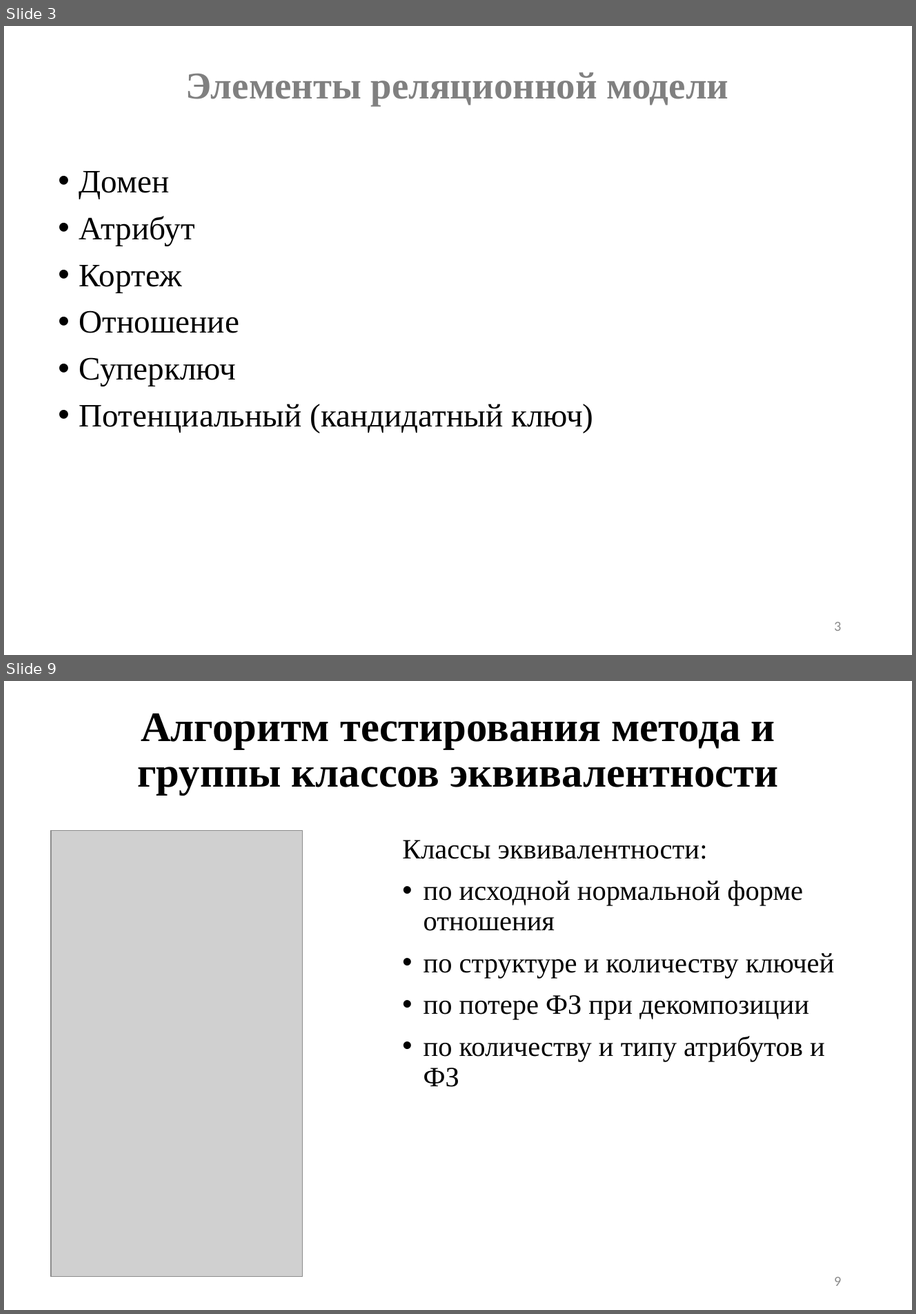
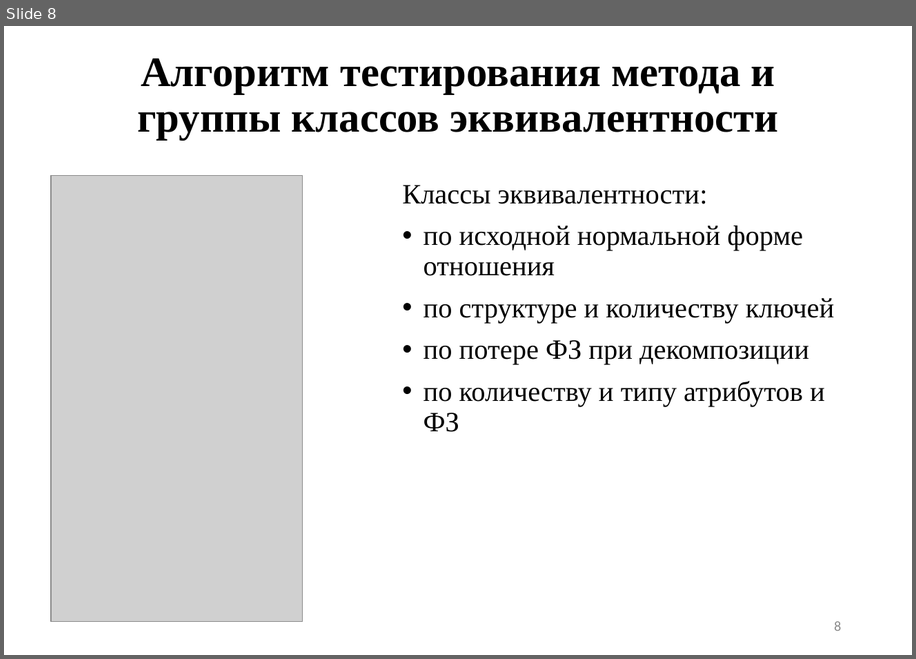
Before and after one commit to sampletext117/auto_normalization, a slide deck: main.pptx. Shown one above the other, each under a label of ours: slides 3 and 9 before the commit, slide 8 after it; the slides between them are not shown. The pictures are 916x1314 and 916x659 pixels, drawn with LibreOffice and Linux fonts; fonts in the diff are those of the drawing; grey boxes stand for pictures. Boxes give left, top, right and bottom in pixels: in the first picture for what was removed or moved away, otherwise in the second. Text is boxed around its words. In the diff, an @@ line names an element or a change of style, - is before the commit and + after.

```diff
--- a/main.pptx
+++ b/main.pptx
@@ slide 3 removed at [4,26,912,655], background #FFFFFF @@
@@ title removed at [185,72,729,106] @@
-Элементы реляционной модели
@@ text removed at [79,171,593,433] @@
-• Домен
-• Атрибут
-• Кортеж
-• Отношение
-• Суперключ
-• Потенциальный (кандидатный ключ)
@@ page number removed at [834,621,841,630] @@
-3
@@ what was slide 9 is now slide 8 @@
@@ page number at [834,621,841,630]: text changed @@
-9
+8
```
Also in this commit, not shown: 5 slides changed, 4 slides added, 4 other slides removed, 6 other files.
